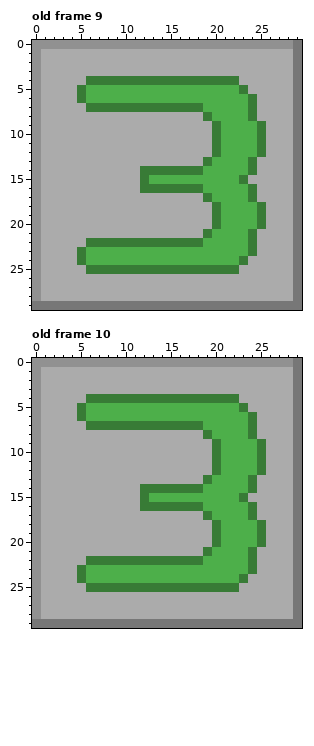
Pixel-art file: mines/box.aseprite. This is how it looked before the edit.
30x30 pixels, 10 frames. Colours within 5 levels of each other are drawn and written as one. Shown: old frame 9, old frame 10. The commit also changed other frames, which this record leaves out.
After:
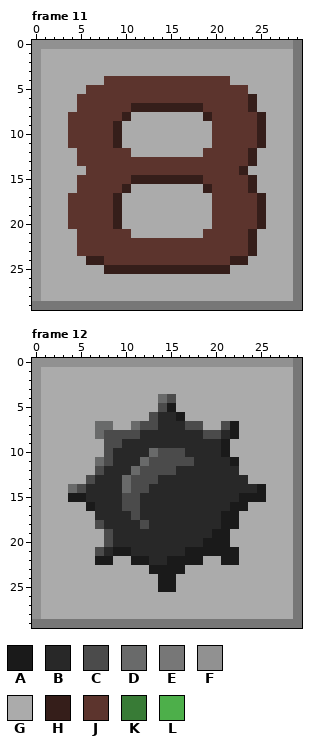
Palette (. is transparent): A #1a1a1a  B #282828  C #4b4b4b  D #696a6a  E #777777  F #919191  G #ababab  H #351e1a  J #5c342d  K #387b36  L #4daf4a
Diff:
frames 10 -> 12
Changed rows in their new state; - is an unchanged pixel.
Frame 11 against old frame 9:
first column x 4:
 4 --GGJJJJJJJJJJJJJJG---
 5 -GJJJJJJJJJJJJJJJJJJ--
 6 -JJJJJJJJJJJJJJJJJJJH-
 7 -JJJJJJHHHHHHHHJJJJJH-
 8 JJJJJJH--------HJJJJJH
 9 JJJJJH----------JJJJJH
10 JJJJJH----------JJJJJH
11 JJJJJH----------JJJJJH
12 -JJJJJJ--------JJJJJHG
13 -JJJJJJJJJJJJJJJJJJJH-
14 --JJJJJJJJJJJJJJJJJHG-
15 -JJJJJJHHHHHHHHJJJJJH-
16 -JJJJJH-GGGGGGGHJJJJH-
17 JJJJJH---------GJJJJJH
18 JJJJJH----------JJJJJH
19 JJJJJH----------JJJJJH
20 JJJJJH----------JJJJJH
21 -JJJJJJ--------JJJJJH-
22 -JJJJJJJJJJJJJJJJJJJH-
23 -JJJJJJJJJJJJJJJJJJJH-
24 -GHHJJJJJJJJJJJJJJHH--
25 --GGHHHHHHHHHHHHHHG---
Frame 12 against old frame 10:
first column x 4:
 4 --GGGGGGGGDCGGGGGGG---
 5 -GGGGGGGGGCAGGGGGGGG--
 6 -GGGGGGGGCBBAGGGGGGGG-
 7 --GDDGGDCCBBBCCGGCAGG-
 8 ---DCCCCBBBBBBBCCBAGG-
 9 ----CCBBBBBBBBBBBAGGGG
10 ----CBBBBDCCCBBBBAGGGG
11 ---DCBBBDCCCCCBBBBAGGG
12 ---CBBBDCCCCBBBBBBBGGG
13 --CBBBDCCCBBBBBBBBBBG-
14 DCBBBBDCCBBBBBBBBBBBBA
15 AABBBBCCBBBBBBBBBBBAAA
16 --ABBBCCBBBBBBBBBBAAG-
17 ---BBBBCBBBBBBBBBAAGG-
18 ---CBBBBCBBBBBBBBAAGGG
19 ----CBBBBBBBBBBBAAGGGG
20 ----CBBBBBBBBBBAAAGGGG
21 ---CBAABBBBBBAAAAAAGG-
22 --GAAGGAABBAAAAGGAAGG-
23 -GGGGGGGGAAAAGGGGGGGG-
24 -GGGGGGGGGAAGGGGGGGG--
25 --GGGGGGGGAAGGGGGGG---
Changed places in both pictures, as pixel boxes (x1, y1, x2, y2):
changed: (68, 76, 266, 274)
changed: (68, 394, 266, 592)
